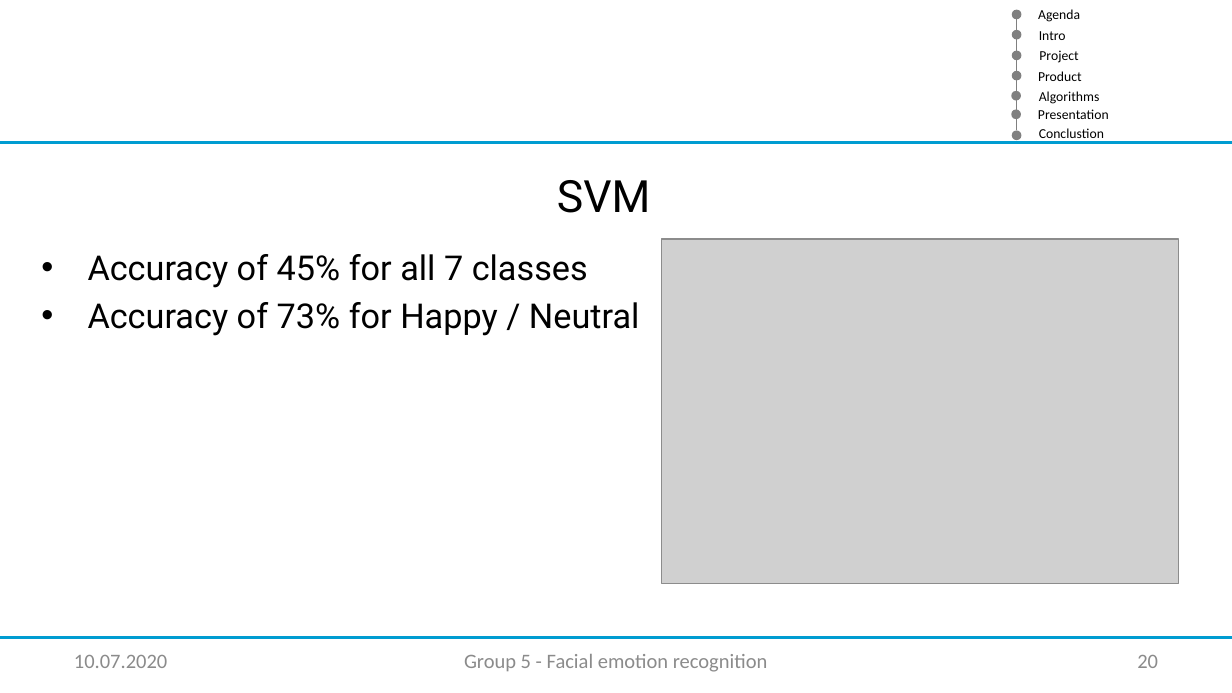
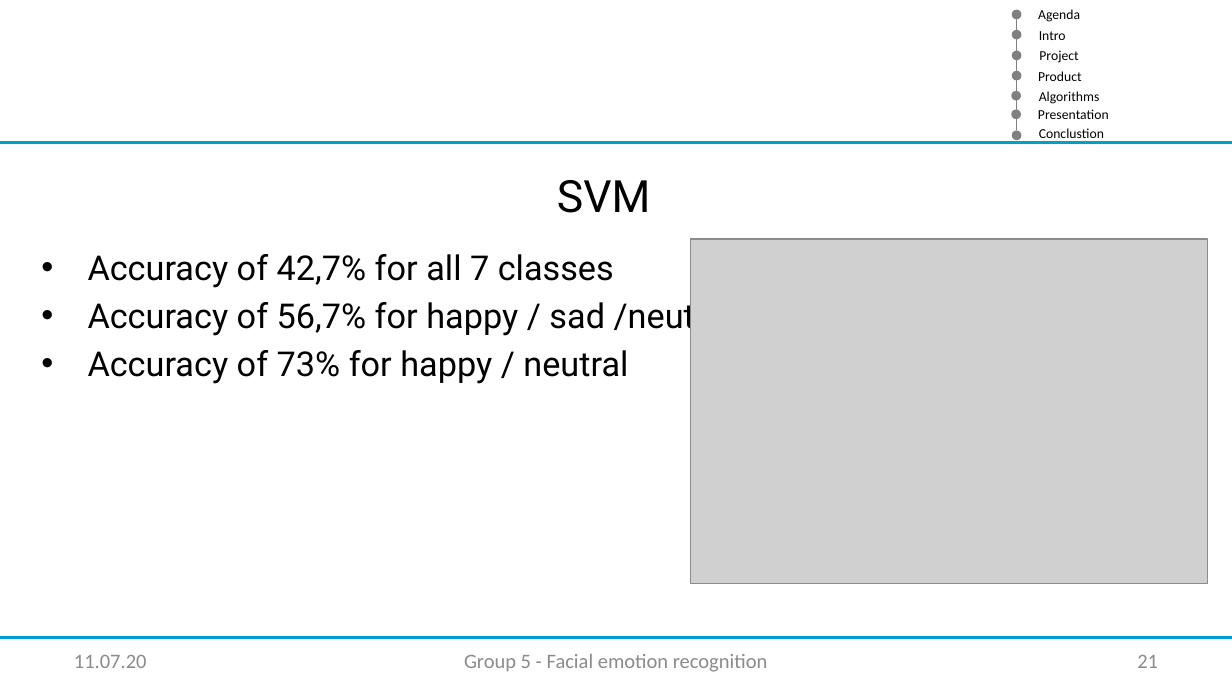
Before and after one commit to XamLe/facial_emotion, a slide deck: slide 21 of Documentation/Master Vortrag ML_group5_v01.pptx (slide 20 before the commit). Drawn at 1232x693 pixels with LibreOffice and Linux fonts; fonts in the diff are those of the drawing; grey boxes stand for pictures; background and template pictures are left out. Boxes give left, top, right and bottom in pixels: in the first picture for what was removed or moved away, otherwise in the second. Text is boxed around its words. In the diff, an @@ line names an element or a change of style, - is before the commit and + after.

```diff
--- a/Documentation/Master Vortrag ML_group5_v01.pptx
+++ b/Documentation/Master Vortrag ML_group5_v01.pptx
@@ picture: place and size @@
-picture at (662,239,1179,584)
+picture at (691,239,1209,584)
@@ text at (88,254,733,384): text changed @@
-• Accuracy of 45% for all 7 classes
-• Accuracy of 73% for Happy / Neutral
+• Accuracy of 42,7% for all 7 classes
+• Accuracy of 56,7% for happy / sad /neutral
+• Accuracy of 73% for happy / neutral
@@ text at (74,655,147,668): text changed @@
-10.07.2020
+11.07.20
@@ page number at (1137,655,1158,668): text changed @@
-20
+21
```
Also in this commit, not shown: 20 other slides changed, 1 slide added, 1 other file.
